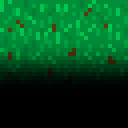
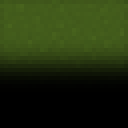
Two versions of the same layered image (128 × 128). Layer-by-layer changes:
moved "Layer 2" above "grass-tile (1)", painted on it over [0, 0, 128, 88]
added layer "grass-tile (1)" above "Layer 1" over [0, 0, 128, 88]
